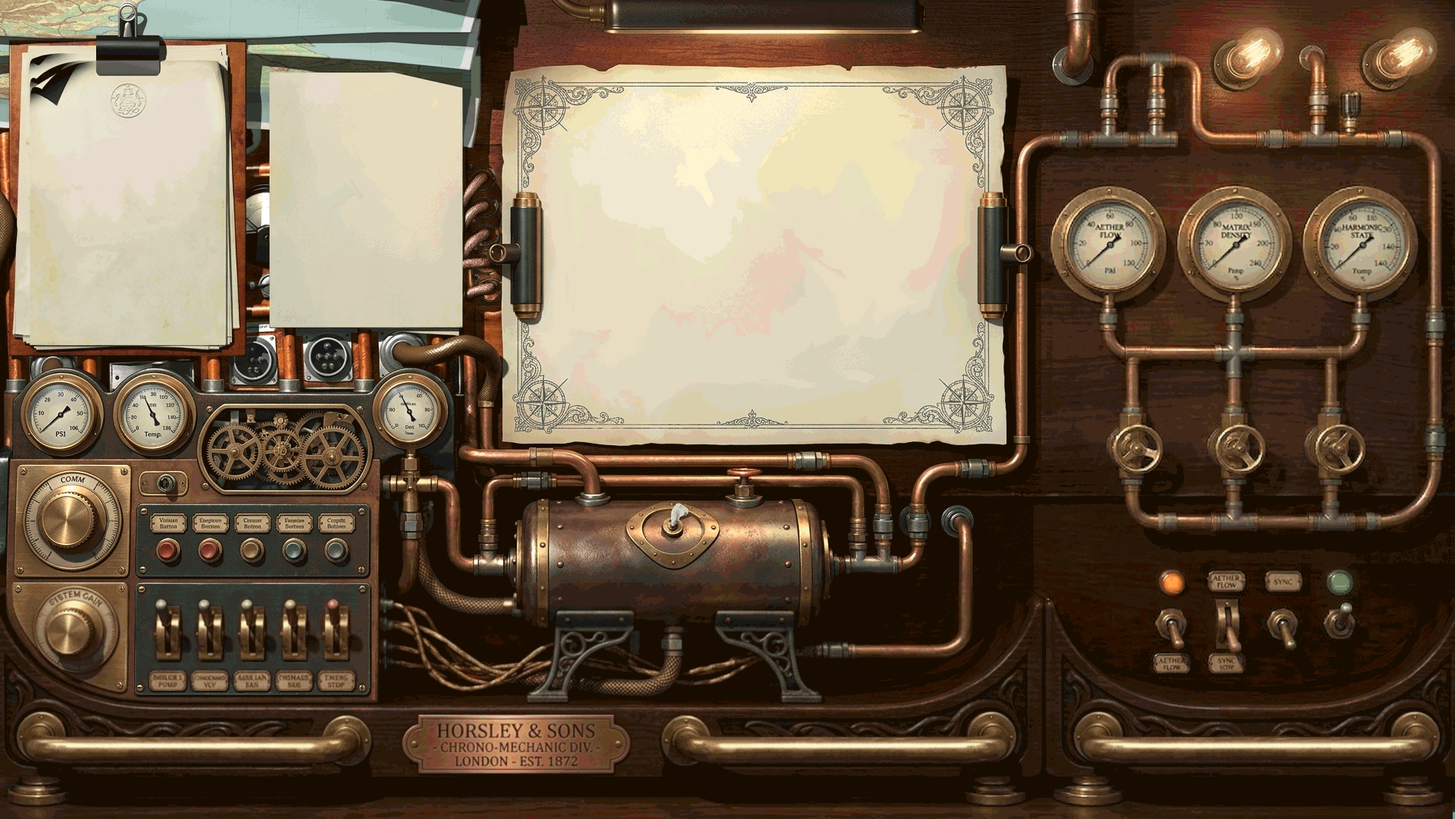
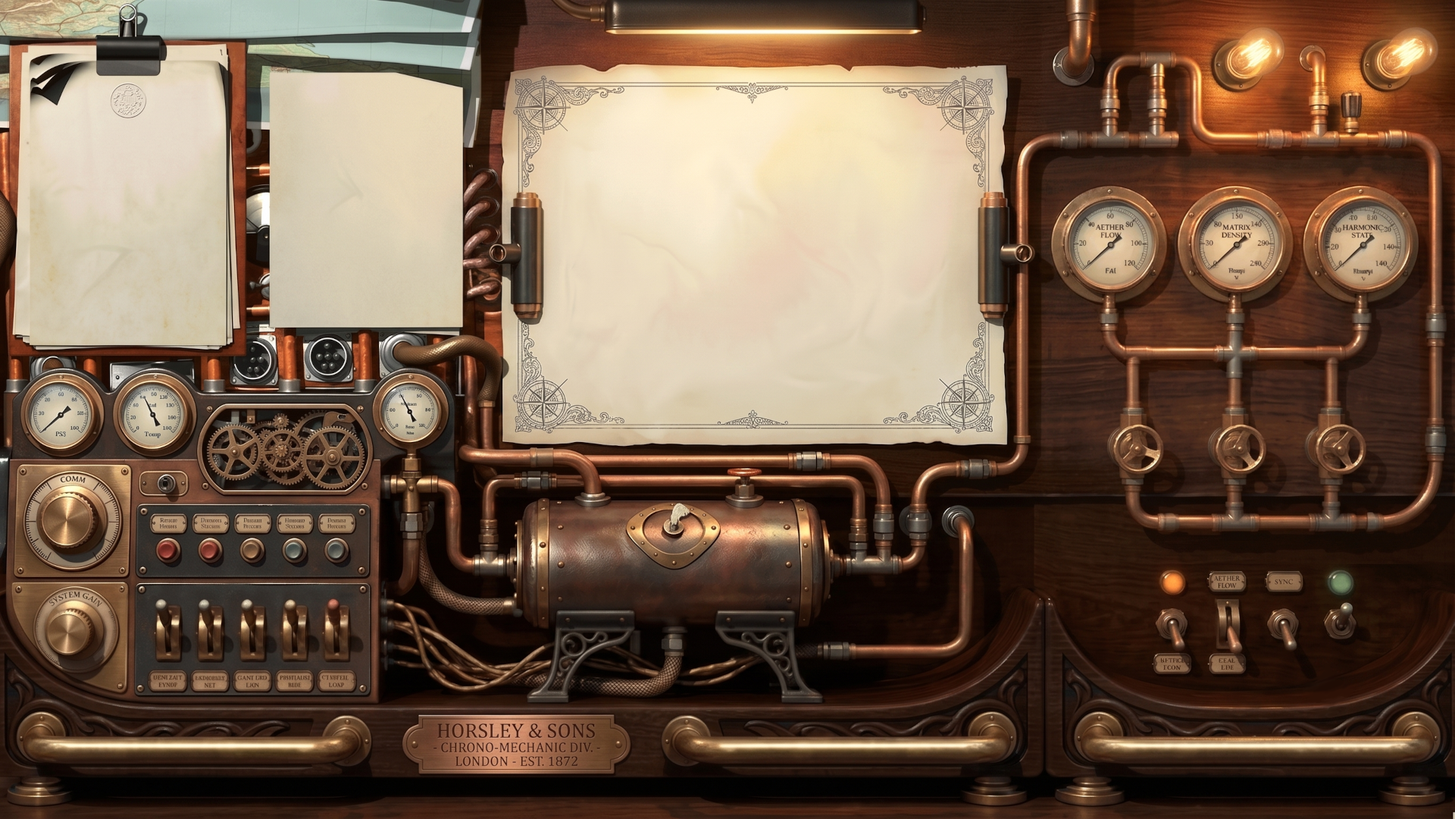
Layers edited between the first and the second w=1455, h=819 image:
added layer "Gemini_Generated_Image_x1122ux1122ux112.png" above "Layer" over [0, 0, 1455, 819]
